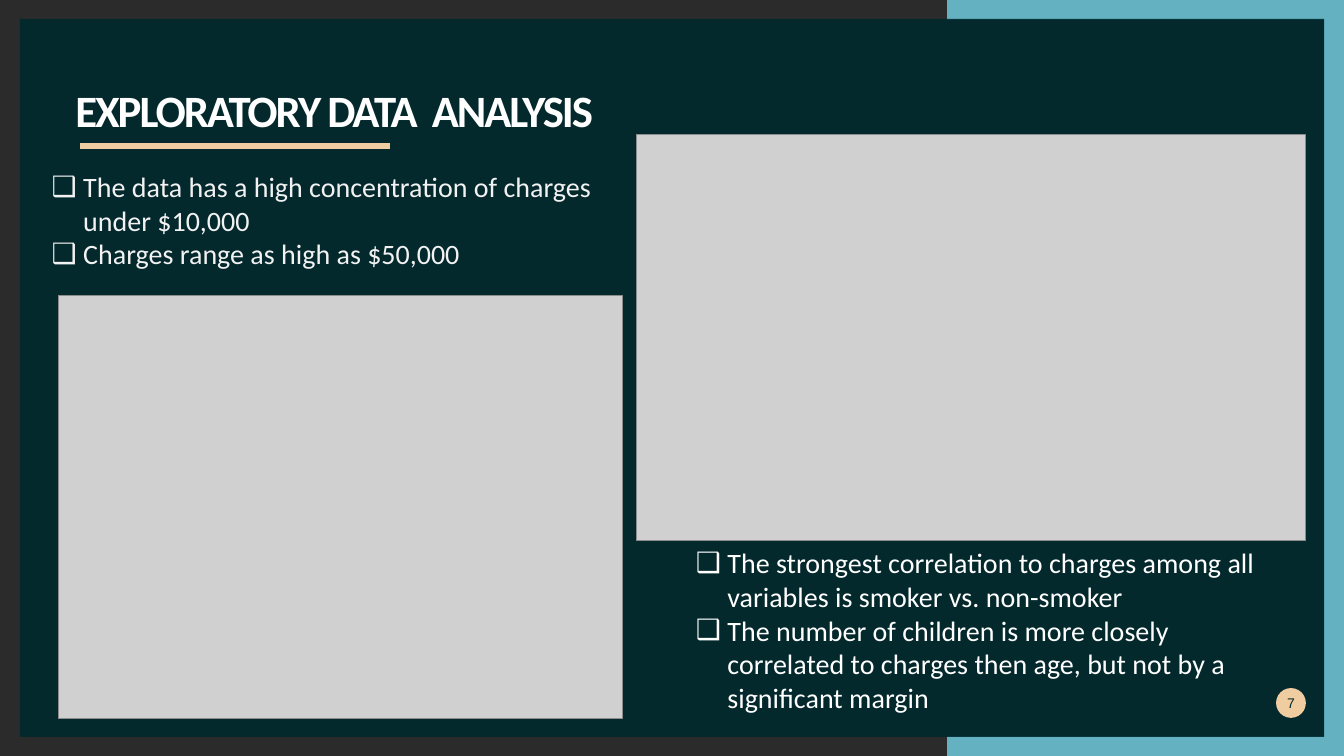
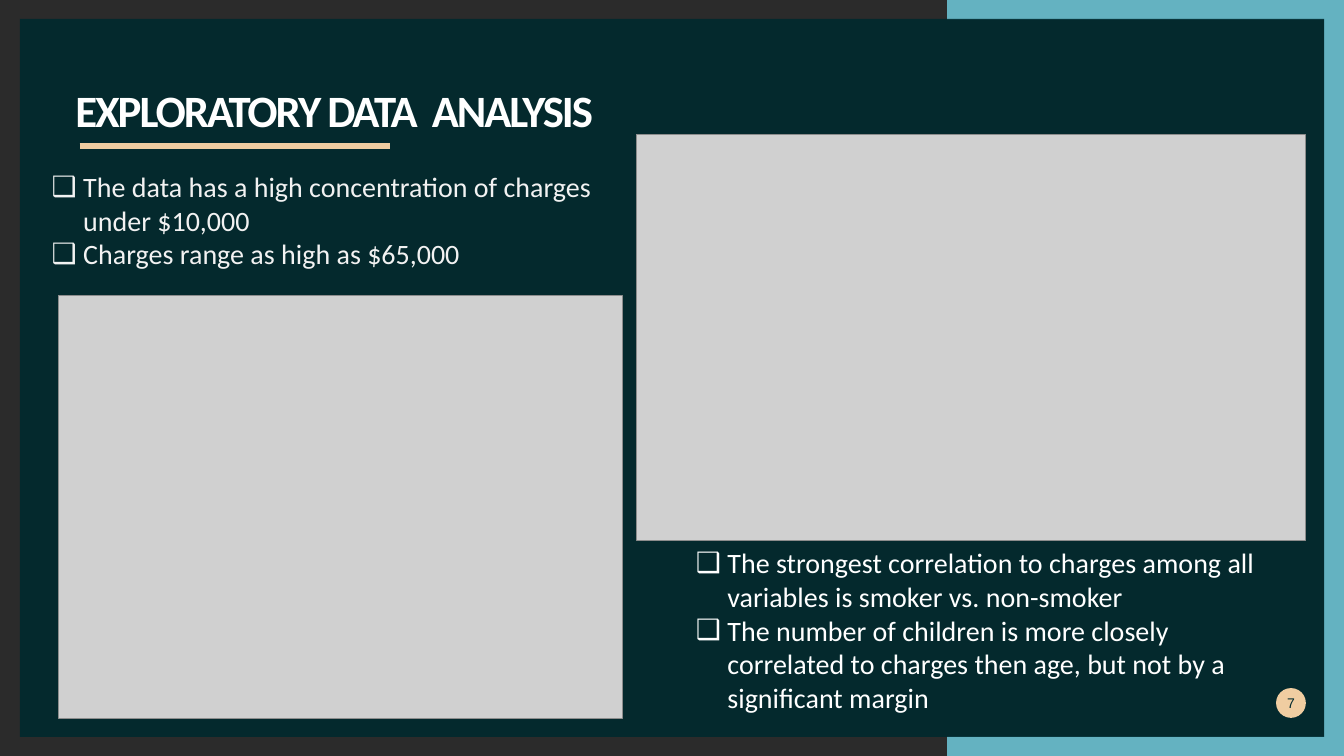
Before and after one commit to khutula/Medical-Insurance-Costs, a slide deck: slide 7 of documents/Medical Insurance Cost.pptx. Drawn at 1344x756 pixels with LibreOffice and Linux fonts; fonts in the diff are those of the drawing; grey boxes stand for pictures; background and template pictures are left out; a plain dark background stands for a picture behind light text. Boxes give left, top, right and bottom in pixels: in the first picture for what was removed or moved away, otherwise in the second. Text is boxed around its words. In the diff, an @@ line names an element or a change of style, - is before the commit and + after.

Commit message:
update cost range

```diff
--- a/documents/Medical Insurance Cost.pptx
+++ b/documents/Medical Insurance Cost.pptx
@@ text at [83, 244, 459, 269]: text changed @@
-❑ Charges range as high as $50,000
+❑ Charges range as high as $65,000
```
Also in this commit, not shown: 1 other file.
